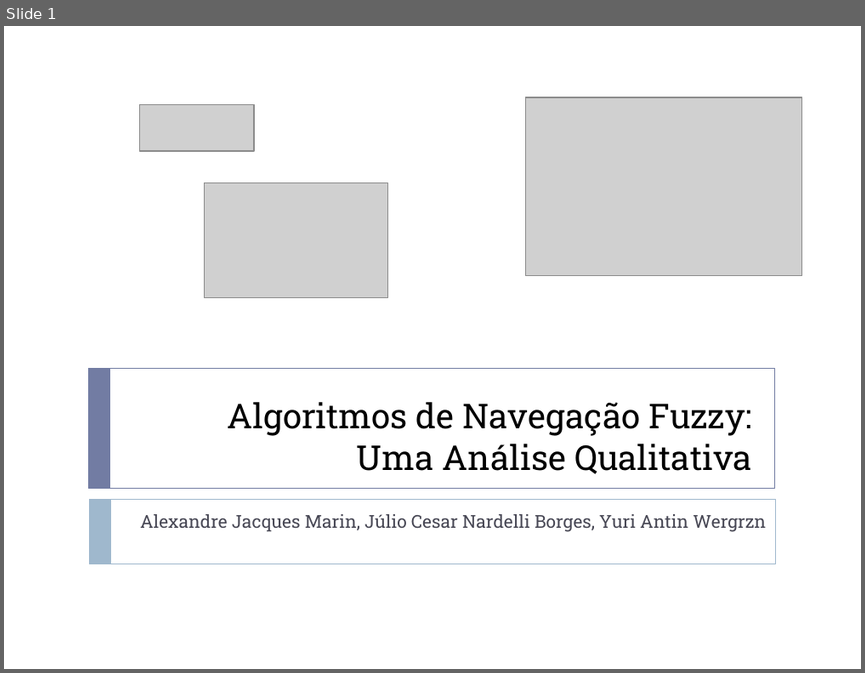
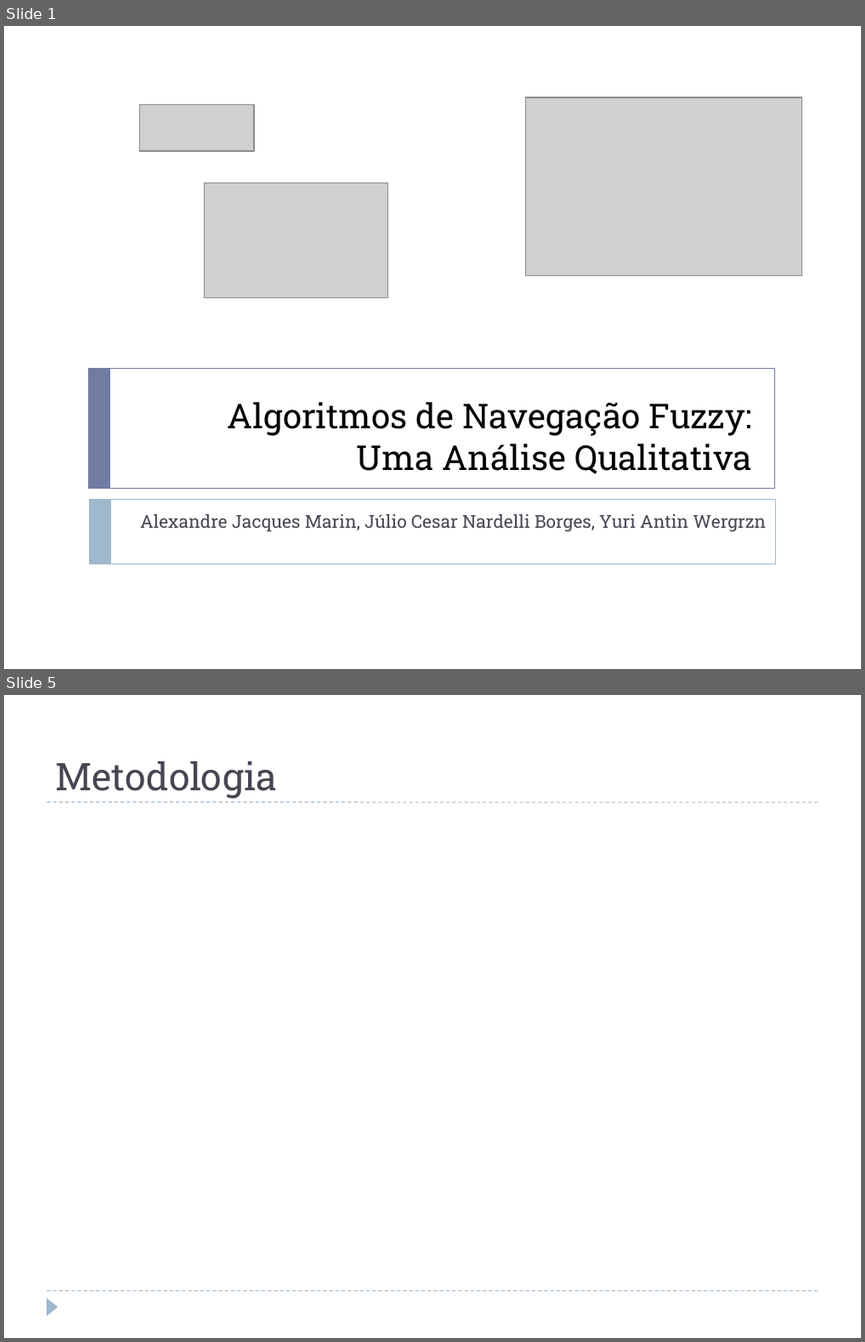
Before and after one commit to jcnborges/TCC, a slide deck: qualificacao.pptx. Shown one above the other, each under a label of ours: slide 1 before the commit, slides 1 and 5 after it; the slides between them are not shown. The pictures are 865x673 and 865x1342 pixels, drawn with LibreOffice and Linux fonts; fonts in the diff are those of the drawing; grey boxes stand for pictures. Boxes give left, top, right and bottom in pixels: in the first picture for what was removed or moved away, otherwise in the second. Text is boxed around its words. In the diff, an @@ line names an element or a change of style, - is before the commit and + after.

```diff
--- a/qualificacao.pptx
+++ b/qualificacao.pptx
@@ slide 5 added at (x1=4, y1=695, x2=861, y2=1338), background #FFFFFF @@
@@ title added at (x1=55, y1=761, x2=277, y2=799), 32 pt, text #464653 @@
+Metodologia
@@ line added from (46, 802) to (818, 802), #9FB8CD 0.75 pt dashed @@
@@ line added from (46, 1291) to (818, 1291), #9FB8CD 0.75 pt dashed @@
@@ triangle added at (x1=46, y1=1298, x2=58, y2=1315), fill #9FB8CD @@
```
Also in this commit, not shown: 15 other slides added.
